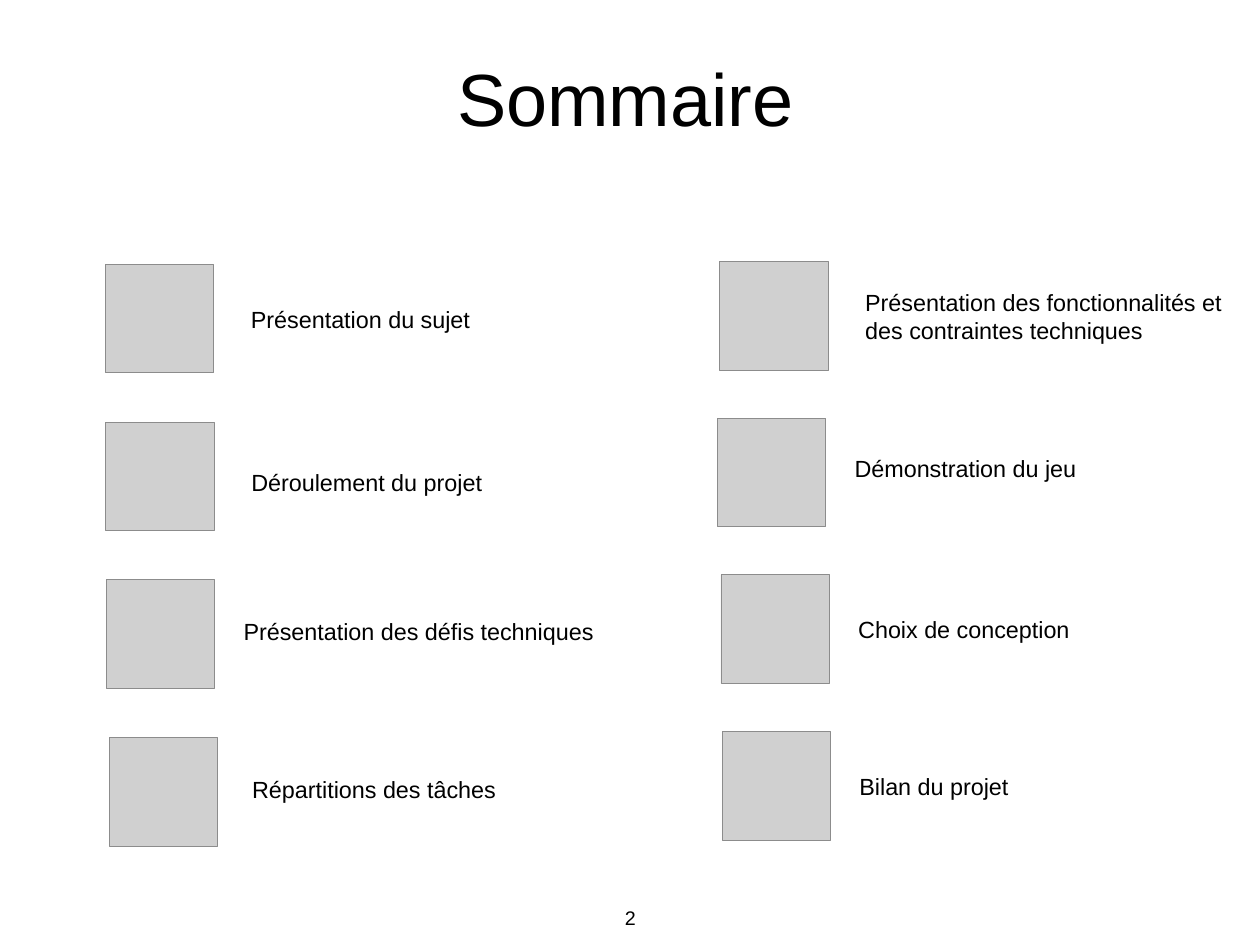
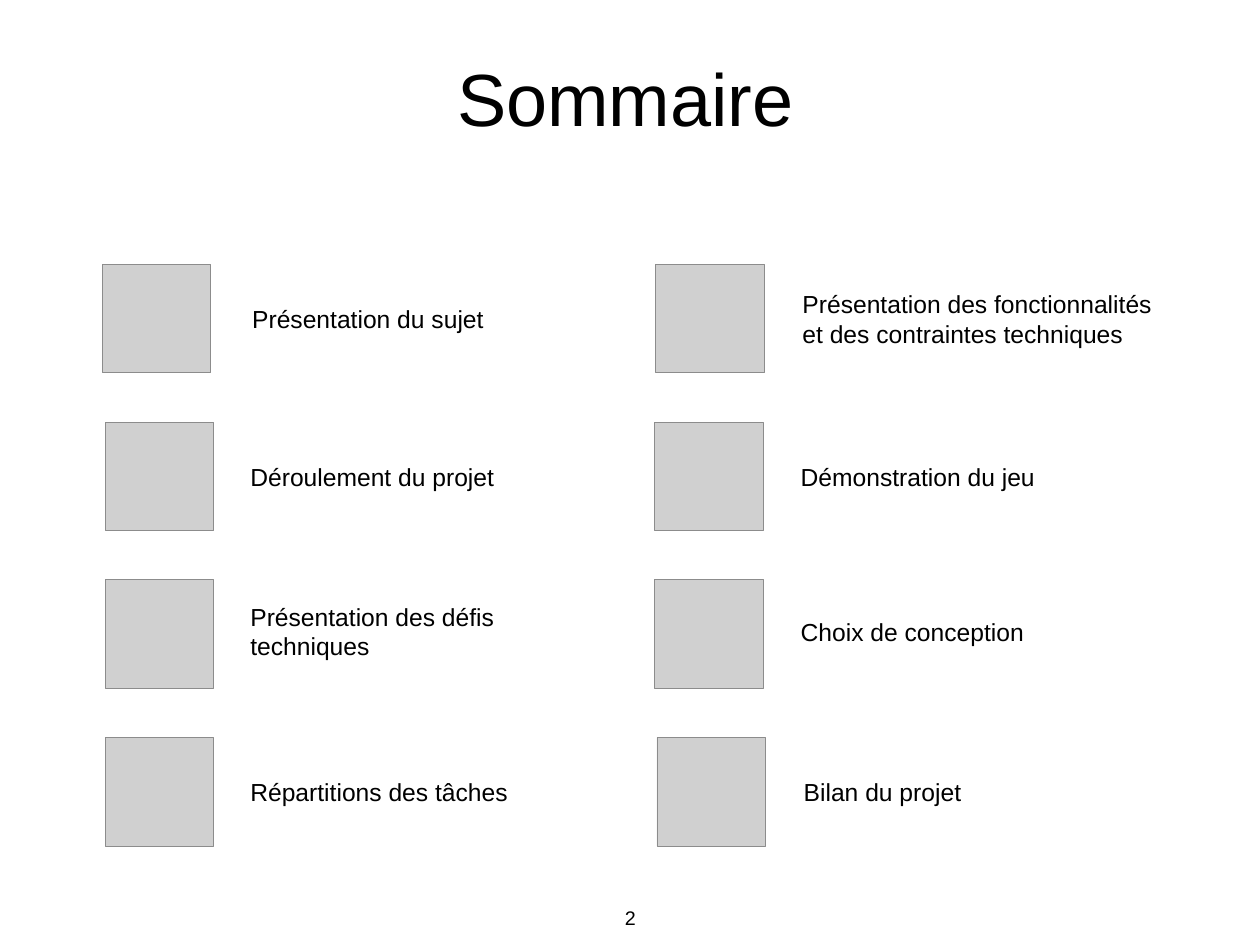
Before and after one commit to skwalala/jeu-d-echec, a slide deck: slide 2 of doc/diapo pour les bouseux.pptx. Drawn at 1260x945 pixels with LibreOffice and Linux fonts; fonts in the diff are those of the drawing; grey boxes stand for pictures. Boxes give left, top, right and bottom in pixels: in the first picture for what was removed or moved away, otherwise in the second. Text is boxed around its words. In the diff, an @@ line names an element or a change of style, - is before the commit and + after.

```diff
--- a/doc/diapo pour les bouseux.pptx
+++ b/doc/diapo pour les bouseux.pptx
@@ size 19 to 20 pt in 8 elements at <box>252,310,483,333</box>, <box>250,783,508,806</box>, <box>250,468,494,491</box>, <box>250,608,494,660</box>, <box>801,623,1024,646</box>, <box>804,783,961,806</box>, <box>801,468,1035,491</box>, <box>802,295,1151,348</box> @@
@@ text "Présentation des fonctionnalités et des ...": place and size @@
-text "Présentation des fonctionnalités et des ..." at <box>865,293,1221,344</box>
+text "Présentation des fonctionnalités et des ..." at <box>802,295,1151,348</box>
@@ text "Démonstration du jeu": place and size @@
-text "Démonstration du jeu" at <box>855,459,1076,482</box>
+text "Démonstration du jeu" at <box>801,468,1035,491</box>
@@ text "Présentation des défis techniques": place and size @@
-text "Présentation des défis techniques" at <box>244,622,594,645</box>
+text "Présentation des défis techniques" at <box>250,608,494,660</box>
@@ 4 pictures: place and size @@
-4 pictures at <box>718,261,830,840</box>
+4 pictures at <box>655,264,766,846</box>
@@ text "Choix de conception": place and size @@
-text "Choix de conception" at <box>858,621,1070,643</box>
+text "Choix de conception" at <box>801,623,1024,646</box>
@@ picture: place and size @@
-picture at <box>109,738,217,846</box>
+picture at <box>105,738,214,846</box>
@@ text "Bilan du projet": place and size @@
-text "Bilan du projet" at <box>859,778,1008,800</box>
+text "Bilan du projet" at <box>804,783,961,806</box>
```
Also in this commit, not shown: 3 other slides changed, 1 slide added, 1 slide removed, 6 other files.
